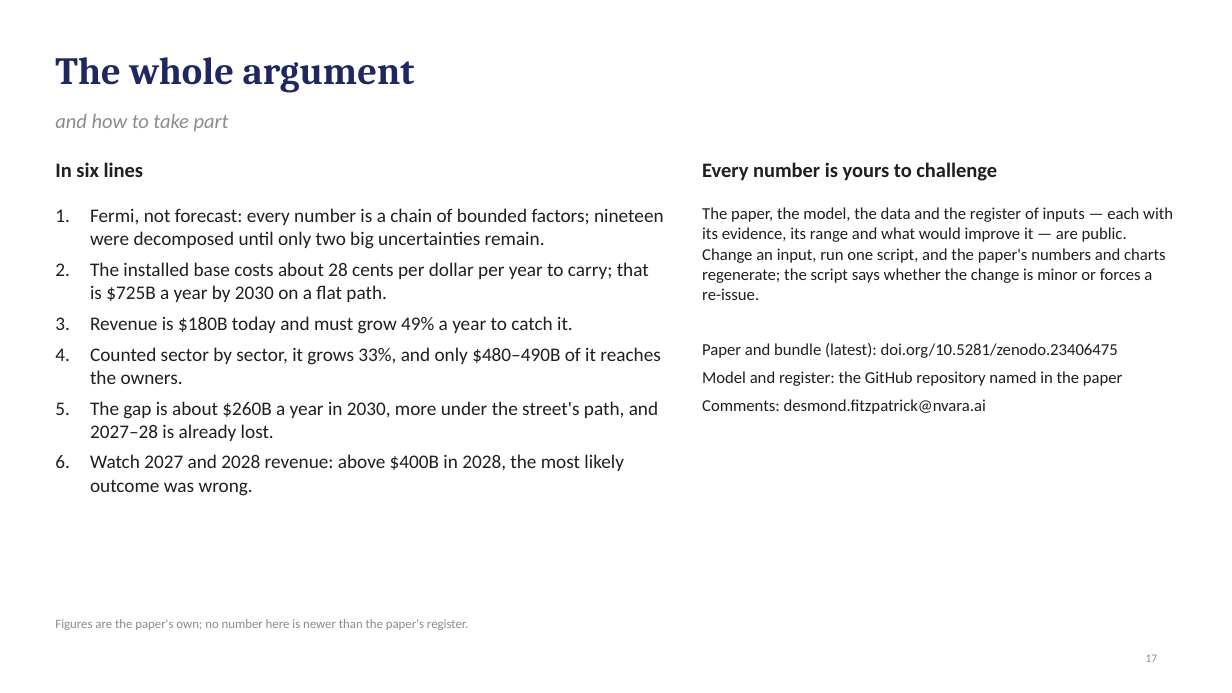
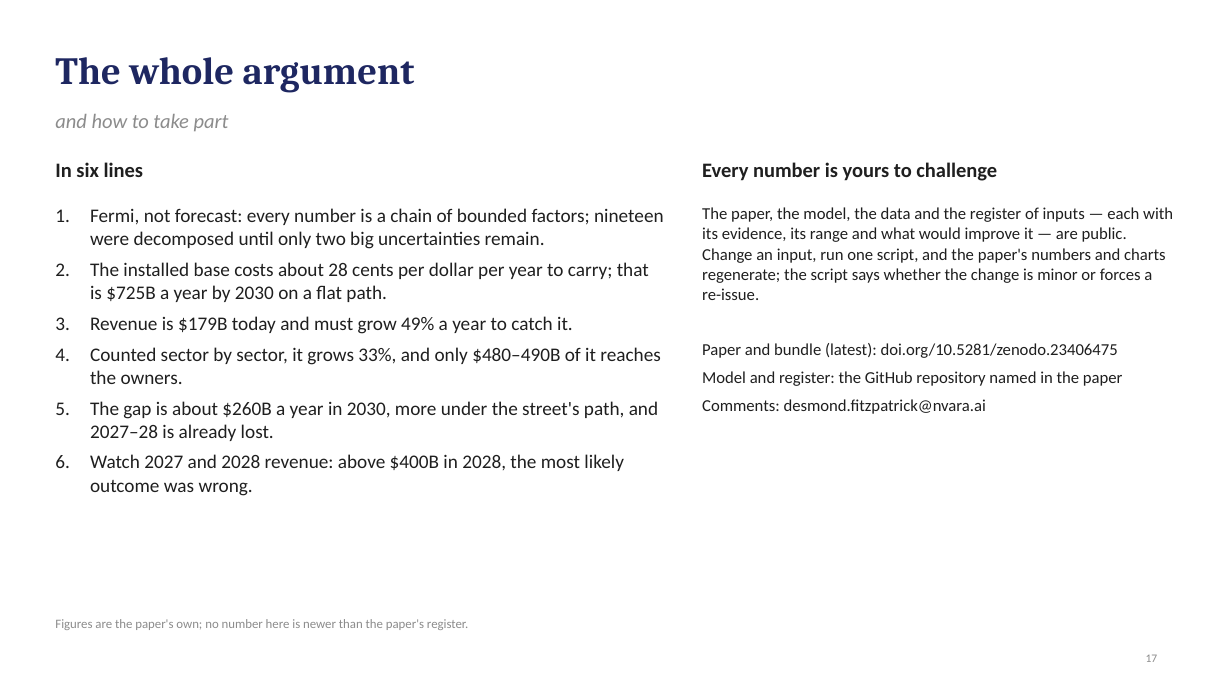
Before and after one commit to desfitz/ai-compute-limits, a slide deck: slide 17 of paper/easy_deck_v29.pptx. Drawn at 1232x693 pixels with LibreOffice and Linux fonts; fonts in the diff are those of the drawing. Boxes give left, top, right and bottom in pixels: in the first picture for what was removed or moved away, otherwise in the second. Text is boxed around its words. In the diff, an @@ line names an element or a change of style, - is before the commit and + after.

```diff
--- a/paper/easy_deck_v29.pptx
+++ b/paper/easy_deck_v29.pptx
@@ text at bbox=[90, 316, 573, 334]: text changed @@
-3. Revenue is $180B today and must grow 49% a year to catch it.
+3. Revenue is $179B today and must grow 49% a year to catch it.
```
Also in this commit, not shown: 3 other slides changed, 46 other files.
